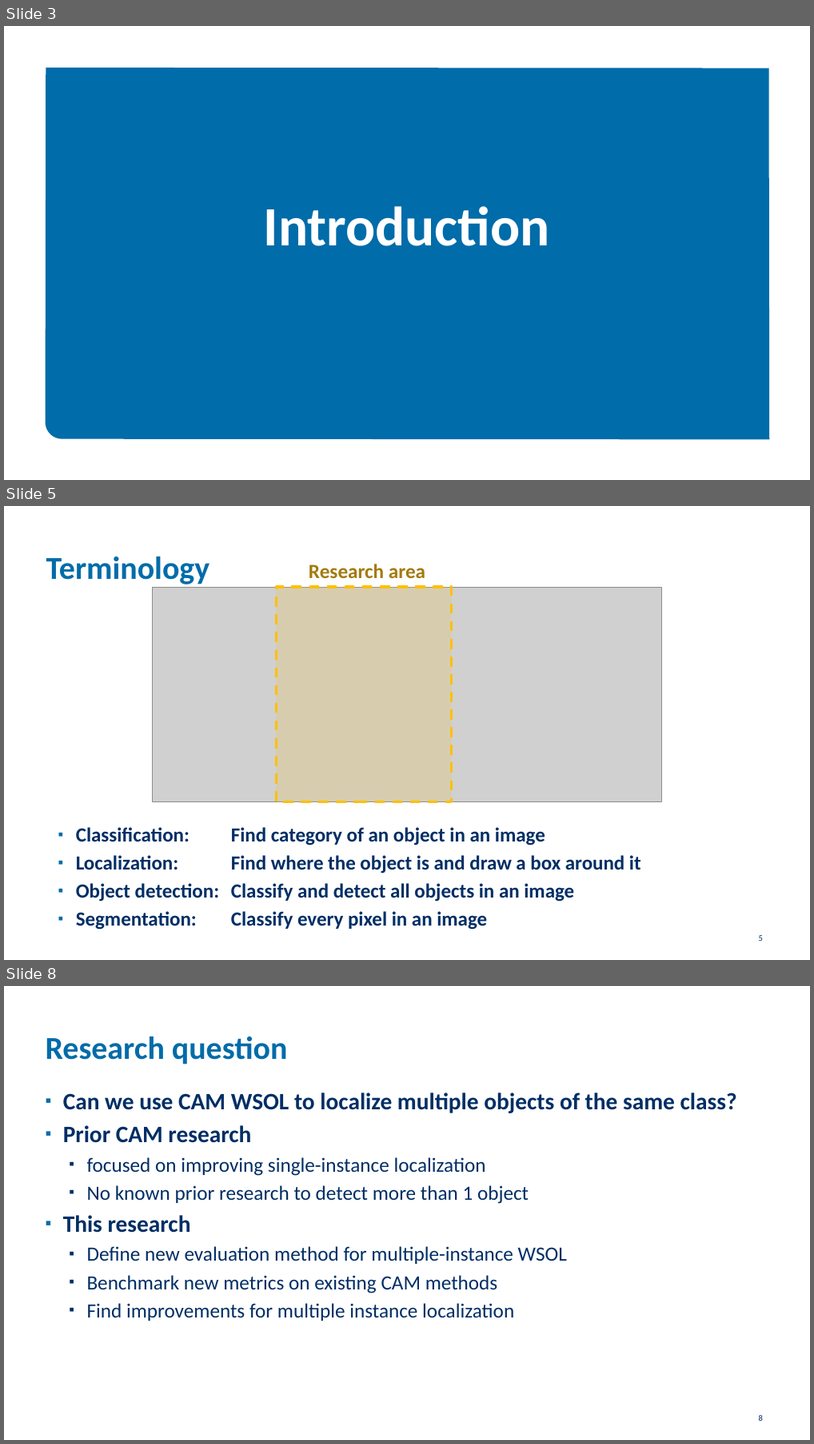
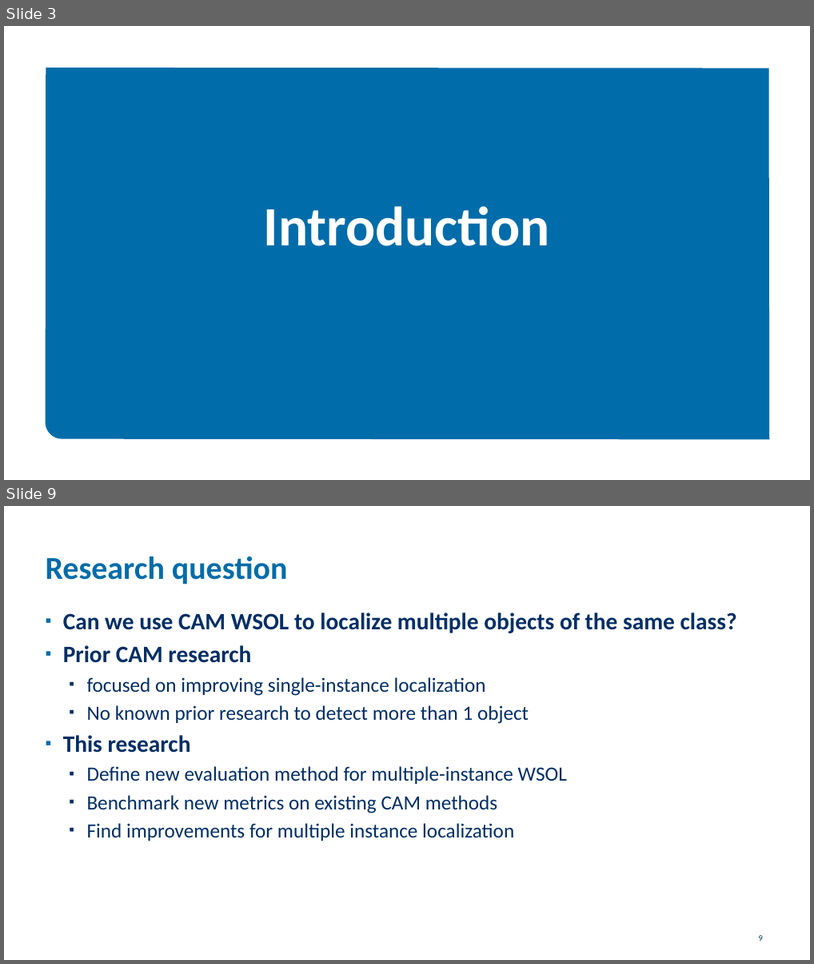
Before and after one commit to goemaereg/thesis, a slide deck: docs/pres_midterm.pptx. Shown one above the other, each under a label of ours: slides 3, 5 and 8 before the commit, slides 3 and 9 after it; the slides between them are not shown. The pictures are 814x1444 and 814x964 pixels, drawn with LibreOffice and Linux fonts; fonts in the diff are those of the drawing; grey boxes stand for pictures; background and template pictures are left out. Boxes give left, top, right and bottom in pixels: in the first picture for what was removed or moved away, otherwise in the second. Text is boxed around its words. In the diff, an @@ line names an element or a change of style, - is before the commit and + after.

```diff
--- a/docs/pres_midterm.pptx
+++ b/docs/pres_midterm.pptx
@@ slide 5 removed at (4,506,810,960), background #FFFFFF @@
@@ title removed at (46,556,210,584) @@
-Terminology
@@ text removed at (309,564,426,579) @@
-Research area
@@ picture removed at (153,587,662,802) @@
@@ rectangle removed at (276,587,452,802) @@
@@ text removed at (76,827,642,929) @@
-▪ Classification: Find category of an object in an image
-▪ Localization: Find where the object is and draw a box around it
-▪ Object detection: Classify and detect all objects in an image
-▪ Segmentation: Classify every pixel in an image
@@ page number removed at (759,935,763,940) @@
-5
@@ what was slide 8 is now slide 9 @@
@@ page number at (759,935,763,940): text changed @@
-8
+9
```
Also in this commit, not shown: 2 slides changed, 3 slides added, 1 other slide removed, 2 other files.
